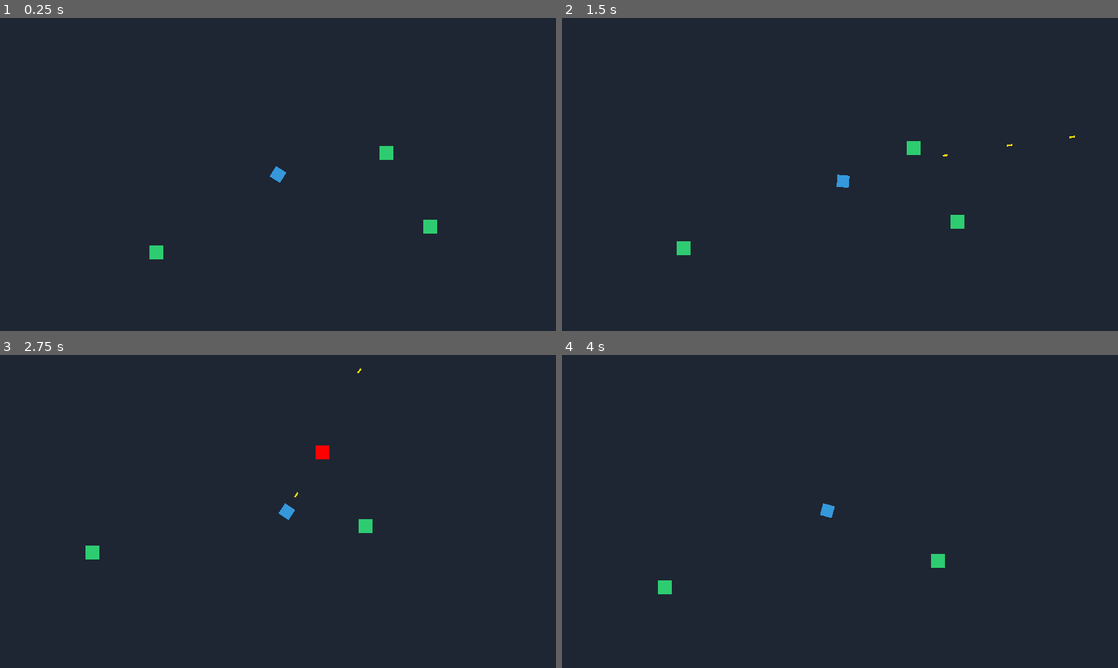
Above: before the commit, frames 1-4 (two rows, left to right).
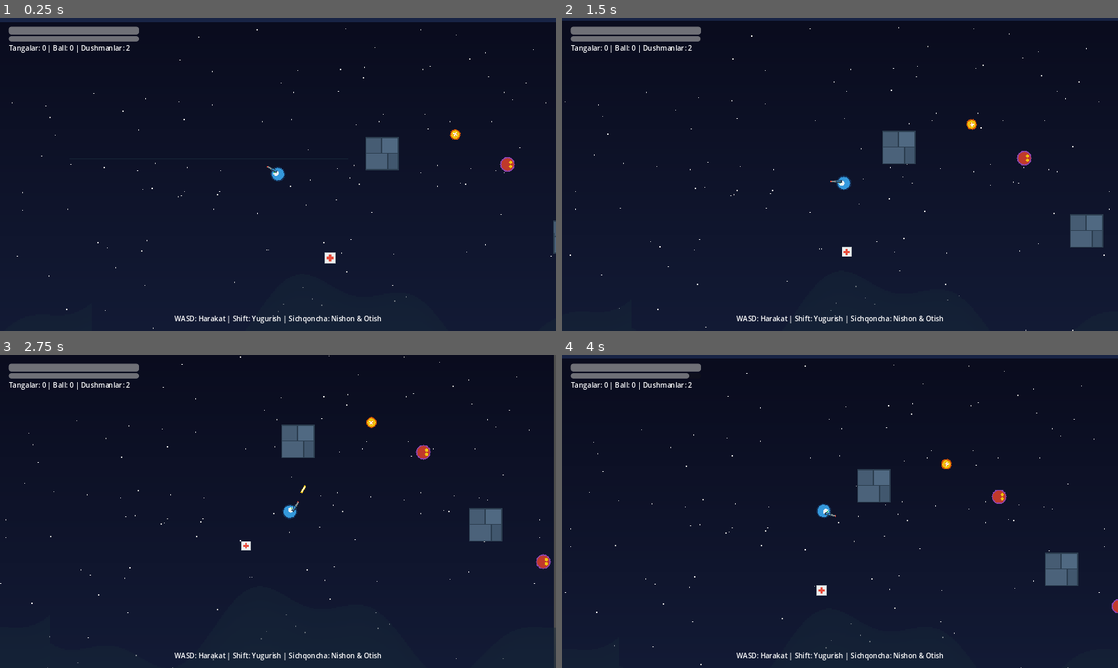
Above: after the commit, the same moments.

Repository: shohjohontojiddinov600-hue/geme-11
Game: Godot game, scene res://scenes/levels/game.tscn
Two runs of this game, one before a commit and one after it. Both use one fixed random seed, a clock stepped at 60 frames per second and the inputs below. Before the commit the project starts from res://scenes/main/main.tscn.
Inputs (mouse positions are in pixels of both pictures, inside the frame that each line leads up to):
- Up to frame 1 (0.25 s): no input
- Up to frame 2 (1.5 s): tap Enter at 0.5 s; move the mouse to (962, 158) at 0.52 s; press the mouse at (962, 158) at 0.53 s; hold D (move_right) 0.53-1.28 s; tap Shift (sprint) at 0.8, 1.35 s; move the mouse to (728, 190) at 1.27 s; release the mouse at (728, 190) at 1.28 s; hold S (move_down) from 1.28 s (still down)
- Up to frame 3 (2.75 s): click (166, 527) at 1.55 s; move the mouse to (333, 442) at 2.02 s; release S (move_down) at 2.03 s; press the mouse at (333, 442) at 2.03 s; hold D (move_right) from 2.03 s (still down); tap Shift (sprint) at 2.3 s
- Up to frame 4 (4 s): move the mouse to (812, 574) at 2.77 s; release D (move_right) at 2.78 s; release the mouse at (812, 574) at 2.78 s; hold W (move_up) 2.78-3.53 s; tap C (crafting) at 2.85 s; click (812, 574) at 3.05 s; move the mouse to (1006, 558) at 3.52 s; hold A (move_left) from 3.53 s (still down); hold Shift (sprint) from 3.53 s (still down)

The runs differ from the first frame. In frame 1, 15% of the frame differs, in the area x 0-100%, y 1-100%; in frame 2, 16%, in the area x 0-100%, y 0-100%; in frame 3, 14%; in frame 4, 16%.

Commit message:
feat(godot): implement full Game.tscn hierarchy with Parallax, Obstacles, Rewards, Enemies, and Player

Diff:
--- a/game-project/project.godot
+++ b/game-project/project.godot
@@ -9,7 +9,7 @@
 config/name="Mythic Realms — 2D Multiplayer Survival Sandbox"
 config/description="Capstone 12-loyiha: 2D ko'p o'yinchili survival, crafting va persistent sandbox o'yini"
 config/version="1.0.0"
-run/main_scene="res://scenes/main/main.tscn"
+run/main_scene="res://scenes/levels/game.tscn"
 config/features=PackedStringArray("4.3", "Forward Plus")
 config/icon="res://assets/sprites/icon.svg"
 
--- a/game-project/scenes/enemies/enemy_dummy.tscn
+++ b/game-project/scenes/enemies/enemy_dummy.tscn
@@ -1,6 +1,7 @@
-[gd_scene load_steps=3 format=3 uid="uid://enemy_dummy_scene"]
+[gd_scene load_steps=4 format=3 uid="uid://enemy_dummy_scene"]
 
 [ext_resource type="Script" path="res://scripts/ai/enemy_dummy.gd" id="1_enemy"]
+[ext_resource type="Texture2D" path="res://assets/sprites/enemy.png" id="2_enemy_tex"]
 
 [sub_resource type="CircleShape2D" id="CircleShape2D_1"]
 radius = 16.0
@@ -10,12 +11,9 @@
 collision_mask = 9
 script = ExtResource("1_enemy")
 
+[node name="Sprite2D" type="Sprite2D" parent="."]
+texture_filter = 1
+texture = ExtResource("2_enemy_tex")
+
 [node name="CollisionShape2D" type="CollisionShape2D" parent="."]
 shape = SubResource("CircleShape2D_1")
-
-[node name="ColorRect" type="ColorRect" parent="."]
-offset_left = -16.0
-offset_top = -16.0
-offset_right = 16.0
-offset_bottom = 16.0
-color = Color(0.180392, 0.8, 0.443137, 1)
--- /dev/null
+++ b/game-project/scenes/levels/game.tscn
@@ -0,0 +1,215 @@
+[gd_scene load_steps=18 format=3 uid="uid://game_level_scene_godot4"]
+
+[ext_resource type="Script" path="res://scripts/gameplay/game_level.gd" id="1_level"]
+[ext_resource type="Texture2D" path="res://assets/backgrounds/bg_sky.png" id="2_bg_sky"]
+[ext_resource type="Texture2D" path="res://assets/backgrounds/bg_hills.png" id="3_bg_hills"]
+[ext_resource type="Texture2D" path="res://assets/sprites/wall.png" id="4_wall_tex"]
+[ext_resource type="Script" path="res://scripts/gameplay/coin.gd" id="5_coin_script"]
+[ext_resource type="Texture2D" path="res://assets/sprites/coin.png" id="6_coin_tex"]
+[ext_resource type="Script" path="res://scripts/gameplay/health_kit.gd" id="7_health_script"]
+[ext_resource type="Texture2D" path="res://assets/sprites/health_kit.png" id="8_health_tex"]
+[ext_resource type="Script" path="res://scripts/ai/enemy_dummy.gd" id="9_enemy_script"]
+[ext_resource type="Texture2D" path="res://assets/sprites/enemy.png" id="10_enemy_tex"]
+[ext_resource type="Script" path="res://scripts/gameplay/player_controller.gd" id="11_player_script"]
+[ext_resource type="Texture2D" path="res://assets/sprites/player.png" id="12_player_tex"]
+[ext_resource type="Texture2D" path="res://assets/sprites/weapon.png" id="13_weapon_tex"]
+
+[sub_resource type="RectangleShape2D" id="RectangleShape2D_Wall"]
+size = Vector2(64, 64)
+
+[sub_resource type="CircleShape2D" id="CircleShape2D_Coin"]
+radius = 12.0
+
+[sub_resource type="RectangleShape2D" id="RectangleShape2D_HealthKit"]
+size = Vector2(24, 24)
+
+[sub_resource type="CircleShape2D" id="CircleShape2D_Enemy"]
+radius = 16.0
+
+[sub_resource type="CircleShape2D" id="CircleShape2D_Player"]
+radius = 15.0
+
+[node name="Game" type="Node2D"]
+script = ExtResource("1_level")
+
+[node name="ParallaxBackground" type="ParallaxBackground" parent="."]
+
+[node name="ParallaxLayer1" type="ParallaxLayer" parent="ParallaxBackground"]
+motion_scale = Vector2(0.2, 0.2)
+motion_mirroring = Vector2(1024, 1024)
+
+[node name="Sprite2D" type="Sprite2D" parent="ParallaxBackground/ParallaxLayer1"]
+texture_filter = 1
+texture_repeat = 2
+position = Vector2(0, 0)
+scale = Vector2(2, 2)
+texture = ExtResource("2_bg_sky")
+centered = false
+
+[node name="ParallaxLayer2" type="ParallaxLayer" parent="ParallaxBackground"]
+motion_scale = Vector2(0.5, 0.5)
+motion_mirroring = Vector2(1024, 1024)
+
+[node name="Sprite2D" type="Sprite2D" parent="ParallaxBackground/ParallaxLayer2"]
+texture_filter = 1
+texture_repeat = 2
+position = Vector2(0, 250)
+scale = Vector2(2, 2)
+texture = ExtResource("3_bg_hills")
+centered = false
+
+[node name="Obstacles" type="Node2D" parent="."]
+
+[node name="Wall1" type="StaticBody2D" parent="Obstacles" groups=["walls"]]
+position = Vector2(380, 220)
+collision_layer = 2
+collision_mask = 9
+
+[node name="Sprite2D" type="Sprite2D" parent="Obstacles/Wall1"]
+texture_filter = 1
+texture = ExtResource("4_wall_tex")
+
+[node name="CollisionShape2D" type="CollisionShape2D" parent="Obstacles/Wall1"]
+shape = SubResource("RectangleShape2D_Wall")
+
+[node name="Wall2" type="StaticBody2D" parent="Obstacles" groups=["walls"]]
+position = Vector2(740, 380)
+collision_layer = 2
+collision_mask = 9
+
+[node name="Sprite2D" type="Sprite2D" parent="Obstacles/Wall2"]
+texture_filter = 1
+texture = ExtResource("4_wall_tex")
+
+[node name="CollisionShape2D" type="CollisionShape2D" parent="Obstacles/Wall2"]
+shape = SubResource("RectangleShape2D_Wall")
+
+[node name="Rewards" type="Node2D" parent="."]
+
+[node name="Coin" type="Area2D" parent="Rewards" groups=["rewards"]]
+position = Vector2(520, 180)
+collision_layer = 4
+collision_mask = 1
+script = ExtResource("5_coin_script")
+
+[node name="Sprite2D" type="Sprite2D" parent="Rewards/Coin"]
+texture_filter = 1
+texture = ExtResource("6_coin_tex")
+
+[node name="CollisionShape2D" type="CollisionShape2D" parent="Rewards/Coin"]
+shape = SubResource("CircleShape2D_Coin")
+
+[node name="HealthKit" type="Area2D" parent="Rewards" groups=["rewards"]]
+position = Vector2(280, 420)
+collision_layer = 4
+collision_mask = 1
+script = ExtResource("7_health_script")
+
+[node name="Sprite2D" type="Sprite2D" parent="Rewards/HealthKit"]
+texture_filter = 1
+texture = ExtResource("8_health_tex")
+
+[node name="CollisionShape2D" type="CollisionShape2D" parent="Rewards/HealthKit"]
+shape = SubResource("RectangleShape2D_HealthKit")
+
+[node name="Enemies" type="Node2D" parent="."]
+
+[node name="Enemy1" type="CharacterBody2D" parent="Enemies" groups=["enemies"]]
+position = Vector2(620, 240)
+collision_layer = 2
+collision_mask = 9
+script = ExtResource("9_enemy_script")
+
+[node name="Sprite2D" type="Sprite2D" parent="Enemies/Enemy1"]
+texture_filter = 1
+texture = ExtResource("10_enemy_tex")
+
+[node name="CollisionShape2D" type="CollisionShape2D" parent="Enemies/Enemy1"]
+shape = SubResource("CircleShape2D_Enemy")
+
+[node name="Enemy2" type="CharacterBody2D" parent="Enemies" groups=["enemies"]]
+position = Vector2(850, 450)
+collision_layer = 2
+collision_mask = 9
+script = ExtResource("9_enemy_script")
+
+[node name="Sprite2D" type="Sprite2D" parent="Enemies/Enemy2"]
+texture_filter = 1
+texture = ExtResource("10_enemy_tex")
+
+[node name="CollisionShape2D" type="CollisionShape2D" parent="Enemies/Enemy2"]
+shape = SubResource("CircleShape2D_Enemy")
+
+[node name="Player" type="CharacterBody2D" parent="." groups=["players"]]
+position = Vector2(180, 260)
+collision_layer = 1
+collision_mask = 6
+script = ExtResource("11_player_script")
+
+[node name="Sprite2D" type="Sprite2D" parent="Player"]
+texture_filter = 1
+texture = ExtResource("12_player_tex")
+
+[node name="WeaponSprite" type="Sprite2D" parent="Player"]
+texture_filter = 1
+position = Vector2(14, 4)
+texture = ExtResource("13_weapon_tex")
+
+[node name="Muzzle" type="Marker2D" parent="Player"]
+position = Vector2(26, 4)
+
+[node name="CollisionShape2D" type="CollisionShape2D" parent="Player"]
+shape = SubResource("CircleShape2D_Player")
+
+[node name="Camera2D" type="Camera2D" parent="Player"]
+position_smoothing_enabled = true
+zoom = Vector2(1.2, 1.2)
+
+[node name="HUD" type="CanvasLayer" parent="."]
+
+[node name="TopLeft" type="Control" parent="HUD"]
+layout_mode = 3
+anchors_preset = 0
+offset_left = 20.0
+offset_top = 20.0
+offset_right = 320.0
+offset_bottom = 120.0
+
+[node name="VBox" type="VBoxContainer" parent="HUD/TopLeft"]
+layout_mode = 1
+anchors_preset = 15
+anchor_right = 1.0
+anchor_bottom = 1.0
+grow_horizontal = 2
+grow_vertical = 2
+
+[node name="HPBar" type="ProgressBar" parent="HUD/TopLeft/VBox"]
+custom_minimum_size = Vector2(0, 18)
+layout_mode = 2
+value = 100.0
+show_percentage = false
+
+[node name="StaminaBar" type="ProgressBar" parent="HUD/TopLeft/VBox"]
+custom_minimum_size = Vector2(0, 12)
+layout_mode = 2
+value = 100.0
+show_percentage = false
+
+[node name="StatsLabel" type="Label" parent="HUD/TopLeft/VBox"]
+layout_mode = 2
+text = "Tangalar: 0 | Ball: 0 | Dushmanlar: 2"
+
+[node name="TipLabel" type="Label" parent="HUD"]
+anchors_preset = 7
+anchor_left = 0.5
+anchor_top = 1.0
+anchor_right = 0.5
+anchor_bottom = 1.0
+offset_left = -280.0
+offset_top = -40.0
+offset_right = 280.0
+offset_bottom = -15.0
+grow_horizontal = 2
+grow_vertical = 0
+text = "WASD: Harakat | Shift: Yugurish | Sichqoncha: Nishon & Otish"
+horizontal_alignment = 1
--- /dev/null
+++ b/game-project/scenes/levels/level1.tscn
@@ -0,0 +1,5 @@
+[gd_scene load_steps=2 format=3 uid="uid://level1_scene_godot4"]
+
+[ext_resource type="PackedScene" path="res://scenes/levels/game.tscn" id="1_game"]
+
+[node name="Level1" instance=ExtResource("1_game")]
--- a/game-project/scenes/objects/bullet.tscn
+++ b/game-project/scenes/objects/bullet.tscn
@@ -1,6 +1,7 @@
-[gd_scene load_steps=3 format=3 uid="uid://bullet_projectile_scene"]
+[gd_scene load_steps=4 format=3 uid="uid://bullet_projectile_scene"]
 
 [ext_resource type="Script" path="res://scripts/gameplay/bullet.gd" id="1_bullet"]
+[ext_resource type="Texture2D" path="res://assets/sprites/bullet.png" id="2_bullet_tex"]
 
 [sub_resource type="CircleShape2D" id="CircleShape2D_1"]
 radius = 4.0
@@ -10,12 +11,9 @@
 collision_mask = 6
 script = ExtResource("1_bullet")
 
+[node name="Sprite2D" type="Sprite2D" parent="."]
+texture_filter = 1
+texture = ExtResource("2_bullet_tex")
+
 [node name="CollisionShape2D" type="CollisionShape2D" parent="."]
 shape = SubResource("CircleShape2D_1")
-
-[node name="ColorRect" type="ColorRect" parent="."]
-offset_left = -6.0
-offset_top = -2.0
-offset_right = 6.0
-offset_bottom = 2.0
-color = Color(1, 0.843137, 0, 1)
--- /dev/null
+++ b/game-project/scenes/objects/coin.tscn
@@ -0,0 +1,19 @@
+[gd_scene load_steps=4 format=3 uid="uid://coin_reward_scene"]
+
+[ext_resource type="Script" path="res://scripts/gameplay/coin.gd" id="1_coin"]
+[ext_resource type="Texture2D" path="res://assets/sprites/coin.png" id="2_coin_tex"]
+
+[sub_resource type="CircleShape2D" id="CircleShape2D_1"]
+radius = 12.0
+
+[node name="Coin" type="Area2D" groups=["rewards"]]
+collision_layer = 4
+collision_mask = 1
+script = ExtResource("1_coin")
+
+[node name="Sprite2D" type="Sprite2D" parent="."]
+texture_filter = 1
+texture = ExtResource("2_coin_tex")
+
+[node name="CollisionShape2D" type="CollisionShape2D" parent="."]
+shape = SubResource("CircleShape2D_1")
--- /dev/null
+++ b/game-project/scenes/objects/health_kit.tscn
@@ -0,0 +1,19 @@
+[gd_scene load_steps=4 format=3 uid="uid://health_kit_reward_scene"]
+
+[ext_resource type="Script" path="res://scripts/gameplay/health_kit.gd" id="1_health_kit"]
+[ext_resource type="Texture2D" path="res://assets/sprites/health_kit.png" id="2_health_kit_tex"]
+
+[sub_resource type="RectangleShape2D" id="RectangleShape2D_1"]
+size = Vector2(24, 24)
+
+[node name="HealthKit" type="Area2D" groups=["rewards"]]
+collision_layer = 4
+collision_mask = 1
+script = ExtResource("1_health_kit")
+
+[node name="Sprite2D" type="Sprite2D" parent="."]
+texture_filter = 1
+texture = ExtResource("2_health_kit_tex")
+
+[node name="CollisionShape2D" type="CollisionShape2D" parent="."]
+shape = SubResource("RectangleShape2D_1")
--- a/game-project/scenes/player/player.tscn
+++ b/game-project/scenes/player/player.tscn
@@ -1,27 +1,32 @@
-[gd_scene load_steps=3 format=3 uid="uid://player_scene_godot4"]
+[gd_scene load_steps=5 format=3 uid="uid://player_scene_godot4"]
 
 [ext_resource type="Script" path="res://scripts/gameplay/player_controller.gd" id="1_player"]
+[ext_resource type="Texture2D" path="res://assets/sprites/player.png" id="2_player_tex"]
+[ext_resource type="Texture2D" path="res://assets/sprites/weapon.png" id="3_weapon_tex"]
 
 [sub_resource type="CircleShape2D" id="CircleShape2D_1"]
-radius = 14.0
+radius = 15.0
 
 [node name="Player" type="CharacterBody2D" groups=["players"]]
 collision_layer = 1
 collision_mask = 6
 script = ExtResource("1_player")
 
+[node name="Sprite2D" type="Sprite2D" parent="."]
+texture_filter = 1
+texture = ExtResource("2_player_tex")
+
+[node name="WeaponSprite" type="Sprite2D" parent="."]
+texture_filter = 1
+position = Vector2(14, 4)
+texture = ExtResource("3_weapon_tex")
+
+[node name="Muzzle" type="Marker2D" parent="."]
+position = Vector2(26, 4)
+
 [node name="CollisionShape2D" type="CollisionShape2D" parent="."]
 shape = SubResource("CircleShape2D_1")
 
-[node name="ColorRect" type="ColorRect" parent="."]
-offset_left = -14.0
-offset_top = -14.0
-offset_right = 14.0
-offset_bottom = 14.0
-color = Color(0.203922, 0.596078, 0.858824, 1)
-
-[node name="Muzzle" type="Marker2D" parent="."]
-position = Vector2(20, 0)
-
 [node name="Camera2D" type="Camera2D" parent="."]
 position_smoothing_enabled = true
+zoom = Vector2(1.2, 1.2)
--- /dev/null
+++ b/game-project/scripts/gameplay/coin.gd
@@ -0,0 +1,35 @@
+class_name CoinReward
+extends Area2D
+
+## Coin / Gift Sovg'a obyekti (Godot 4.x)
+## O'yinchi unga tekkanda tangalar qo'shiladi va obyekt yo'qoladi.
+
+@export var coin_value: int = 1
+@export var float_speed: float = 3.0
+@export var float_amplitude: float = 4.0
+
+var base_y: float = 0.0
+var time_passed: float = 0.0
+
+@onready var sprite: Sprite2D = $Sprite2D if has_node("Sprite2D") else null
+
+func _ready() -> void:
+	add_to_group("rewards")
+	base_y = position.y
+	body_entered.connect(_on_body_entered)
+
+func _process(delta: float) -> void:
+	time_passed += delta
+	# Suvda suzgandek yoki havoda aylangandek tebranish (floating animation)
+	position.y = base_y + sin(time_passed * float_speed) * float_amplitude
+	if sprite:
+		sprite.rotation += 2.0 * delta
+
+func _on_body_entered(body: Node2D) -> void:
+	if body.is_in_group("players"):
+		if body.has_method("add_coins"):
+			body.add_coins(coin_value)
+		elif "coins" in body:
+			body.coins += coin_value
+		print("[Reward] Tanga olindi! Qimmat: +", coin_value)
+		queue_free()
--- /dev/null
+++ b/game-project/scripts/gameplay/game_level.gd
@@ -0,0 +1,29 @@
+class_name GameLevel
+extends Node2D
+
+## Asosiy O'yin Sahnasi Menejeri (Game / Level1)
+## Player holatini kuzatib boradi, HUD interfeysini yangilaydi va o'yin oqimini ta'minlaydi.
+
+@onready var player: PlayerController = $Player if has_node("Player") else null
+@onready var hp_bar: ProgressBar = get_node_or_null("HUD/TopLeft/VBox/HPBar")
+@onready var stamina_bar: ProgressBar = get_node_or_null("HUD/TopLeft/VBox/StaminaBar")
+@onready var stats_label: Label = get_node_or_null("HUD/TopLeft/VBox/StatsLabel")
+@onready var enemies_container: Node2D = get_node_or_null("Enemies")
+
+func _ready() -> void:
+	print("==================================================")
+	print("  MYTHIC REALMS - 2D GAMEPLAY SAHNASI YUKLANDI   ")
+	print("==================================================")
+	print("Boshqaruv: WASD - Harakat | Shift - Yugurish | Sichqoncha - Nishon va O'q otish")
+
+func _process(_delta: float) -> void:
+	if is_instance_valid(player):
+		if hp_bar:
+			hp_bar.value = player.hp
+			hp_bar.max_value = player.max_hp
+		if stamina_bar:
+			stamina_bar.value = player.stamina
+			stamina_bar.max_value = player.max_stamina
+		if stats_label:
+			var enemy_count = enemies_container.get_child_count() if enemies_container else 0
+			stats_label.text = "Tangalar: %d | Ball: %d | Dushmanlar: %d" % [player.coins, player.score, enemy_count]
--- /dev/null
+++ b/game-project/scripts/gameplay/health_kit.gd
@@ -0,0 +1,32 @@
+class_name HealthKitReward
+extends Area2D
+
+## HealthKit (Tibbiy quticha) Sovg'a obyekti (Godot 4.x)
+## O'yinchi unga tekkanda joni (HP) tiklanadi va obyekt yo'qoladi.
+
+@export var heal_amount: float = 30.0
+@export var pulse_speed: float = 4.0
+
+var time_passed: float = 0.0
+
+@onready var sprite: Sprite2D = $Sprite2D if has_node("Sprite2D") else null
+
+func _ready() -> void:
+	add_to_group("rewards")
+	body_entered.connect(_on_body_entered)
+
+func _process(delta: float) -> void:
+	time_passed += delta
+	# Pulsatsiya animatsiyasi (kichik masshtab o'zgarishi)
+	if sprite:
+		var scale_factor = 1.0 + sin(time_passed * pulse_speed) * 0.1
+		sprite.scale = Vector2(scale_factor, scale_factor)
+
+func _on_body_entered(body: Node2D) -> void:
+	if body.is_in_group("players"):
+		if body.has_method("heal"):
+			body.heal(heal_amount)
+		elif "hp" in body:
+			body.hp = min(body.max_hp if "max_hp" in body else 100.0, body.hp + heal_amount)
+		print("[Reward] HealthKit olindi! Jon tiklandi: +", heal_amount)
+		queue_free()
--- a/game-project/scripts/gameplay/player_controller.gd
+++ b/game-project/scripts/gameplay/player_controller.gd
@@ -3,8 +3,8 @@
 
 ## Player Movement, Sprinting, and Shooting/Combat Controller (Godot 4.x)
 
-@export var walk_speed: float = 110.0
-@export var sprint_speed: float = 175.0
+@export var walk_speed: float = 120.0
+@export var sprint_speed: float = 190.0
 @export var max_hp: float = 100.0
 @export var max_stamina: float = 100.0
 
@@ -12,13 +12,20 @@
 @export var fire_rate: float = 0.2 # O'q otish tezligi (sekundda)
 
 var hp: float = 100.0
-var hunger: float = 100.0
 var stamina: float = 100.0
+var score: int = 0
+var coins: int = 0
 var selected_slot: int = 0
 var can_fire: bool = true
 
-@onready var camera: Camera2D = $Camera2D
-@onready var muzzle: Marker2D = $Muzzle
+@onready var sprite: Sprite2D = $Sprite2D if has_node("Sprite2D") else null
+@onready var weapon_sprite: Sprite2D = $WeaponSprite if has_node("WeaponSprite") else null
+@onready var muzzle: Marker2D = $Muzzle if has_node("Muzzle") else null
+@onready var camera: Camera2D = $Camera2D if has_node("Camera2D") else null
+
+func _ready() -> void:
+	hp = max_hp
+	stamina = max_stamina
 
 func _physics_process(delta: float) -> void:
 	var input_vector = Vector2.ZERO
@@ -39,7 +46,13 @@
 
 	# Facing rotation towards mouse
 	var mouse_pos = get_global_mouse_position()
-	rotation = lerp_angle(rotation, (mouse_pos - global_position).angle(), 0.2)
+	var target_angle = (mouse_pos - global_position).angle()
+	rotation = lerp_angle(rotation, target_angle, 0.25)
+
+	# Flip weapon vertically if looking left for natural weapon orientation
+	if weapon_sprite:
+		var deg = rad_to_deg(rotation)
+		weapon_sprite.flip_v = (deg > 90 or deg < -90)
 
 	# O'q otish tekshiruvi (Shoot yoki Attack action - Sichqoncha chap tugmasi)
 	if (Input.is_action_pressed("shoot") or Input.is_action_pressed("attack")) and can_fire:
@@ -58,7 +71,7 @@
 	if muzzle:
 		bullet.global_position = muzzle.global_position
 	else:
-		bullet.global_position = global_position + Vector2(cos(rotation), sin(rotation)) * 20.0
+		bullet.global_position = global_position + Vector2(cos(rotation), sin(rotation)) * 24.0
 
 	# O'q yo'nalishini sichqoncha tomonga hisoblash
 	var mouse_pos = get_global_mouse_position()
@@ -70,3 +83,18 @@
 	# Cooldown kutish
 	await get_tree().create_timer(fire_rate).timeout
 	can_fire = true
+
+func heal(amount: float) -> void:
+	hp = min(max_hp, hp + amount)
+	print("[Player] Jon tiklandi: +", amount, " | Joriy HP: ", hp, "/", max_hp)
+
+func add_coins(amount: int) -> void:
+	coins += amount
+	score += amount * 10
+	print("[Player] Tanga olindi: +", amount, " | Jami tangalar: ", coins, " | Ball: ", score)
+
+func take_damage(amount: float) -> void:
+	hp = max(0.0, hp - amount)
+	print("[Player] Zarar yetkazildi: -", amount, " | Qolgan HP: ", hp)
+	if hp <= 0.0:
+		print("[Player] O'yinchi mag'lub bo'ldi!")
Binary file added: game-project/assets/backgrounds/bg_hills.png
Binary file added: game-project/assets/backgrounds/bg_sky.png
Binary file added: game-project/assets/sprites/bullet.png
Binary file added: game-project/assets/sprites/coin.png
Binary file added: game-project/assets/sprites/enemy.png
Binary file added: game-project/assets/sprites/health_kit.png
Binary file added: game-project/assets/sprites/player.png
Binary file added: game-project/assets/sprites/wall.png
Binary file added: game-project/assets/sprites/weapon.png
